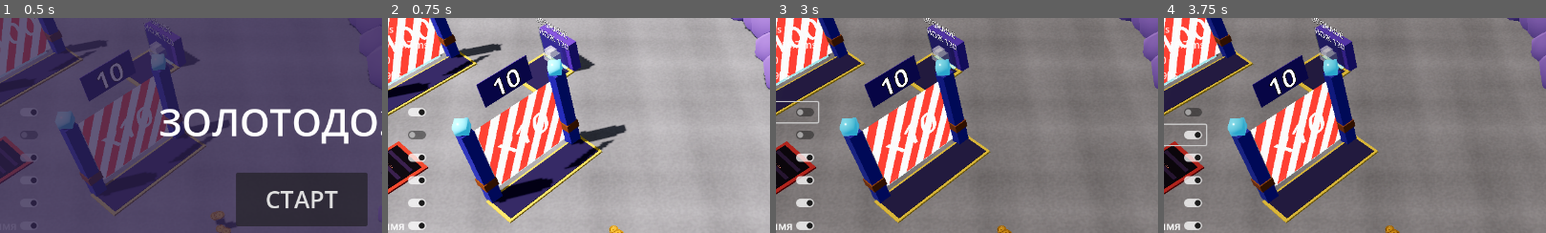
Above: before the commit, frames 1-4 (left to right).
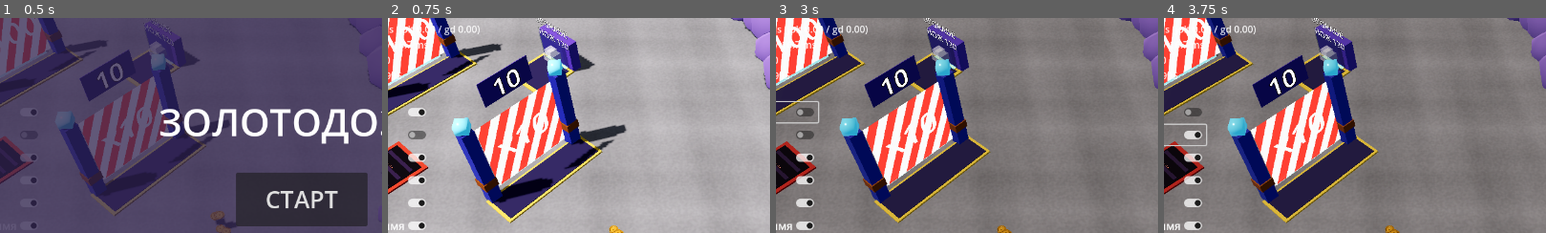
Above: after the commit, the same moments.

Repository: ui99ru/gold-harvester
Game: Godot game, scene res://scenes/game.tscn
Two runs of this game, one before a commit and one after it. Both use one fixed random seed, a clock stepped at 60 frames per second and the inputs below.
Inputs:
- Up to frame 1 (0.5 s): no input
- Up to frame 2 (0.75 s): click "СТАРТ" at 0.5 s
- Up to frame 3 (3 s): click "🔊" at 1.25 s; click "🔇" at 2 s; click "Тени" at 2.75 s
- Up to frame 4 (3.75 s): click "Тики 50" at 3.5 s
The pictures show only the part of the screen within x 10-60%, y 13-63%; the shares and areas given below are measured in that part.

Frame 1 is identical in both runs. In frame 2, 0.2% of the frame differs, in the area x 2-24%, y 3-8%; in frame 3, 0.3%; in frame 4, 0.3%.

Commit message:
perf(godot): O1 — живой сплит HUD physics на jolt/gd
HUD теперь показывает `physics X (jolt Y / gd Z)`: game.gd меряет чистое
время _physics_process за тик (_sim_us_last), performance_hud считает
jolt = physics − gd (TIME_PHYSICS_PROCESS включает колбэки _physics_process).
Диагностика направляет O2/O3: видно, 58 мс — это солвер Jolt или
GDScript O(N)-поллинг экономики. Сверка чисел — на устройстве (APK).

https://claude.ai/code/session_01UZ8WSJhHHqHgisrGLfaC5C

Diff:
--- a/godot/scripts/game.gd
+++ b/godot/scripts/game.gd
@@ -76,6 +76,7 @@
 var _loop_nodes0 := 0
 var _pool_size_override := 0
 var _gd_accum := 0
+var _sim_us_last := 0   # мкс GDScript-сима за последний физ-тик → split «jolt/gd» в HUD
 
 # Калибровка света по web-эталону (--cal=sun,ambient): множители энергий.
 var _cal_sun := 1.0
@@ -239,6 +240,8 @@
 	hud.spawn_50_cb = func() -> void:
 		for i in 50:
 			place_at_source(pool.spawn(Vector3.ZERO, false))
+	hud.gd_time_cb = func() -> float:
+		return _sim_us_last / 1000.0  # мс GDScript-сима за последний физ-тик
 	hud.toggles = [
 		["Тени", true, func(on: bool) -> void:
 			sun.shadow_enabled = on],
@@ -634,13 +637,18 @@
 
 func _physics_process(delta: float) -> void:
 	if phase != "play":
+		_sim_us_last = 0
 		return
+	# Чистое время GDScript-сима за тик. TIME_PHYSICS_PROCESS включает и шаг
+	# физ-сервера, и эти колбэки → в HUD «jolt» = physics − gd (см. O1, BACKLOG).
+	var t0 := Time.get_ticks_usec()
 	if _script_target != Vector3.INF:
 		_apply_script_input()
 	else:
 		_apply_live_input()
 	sim_step(delta)
 	_smoke_tick()
+	_sim_us_last = Time.get_ticks_usec() - t0
 
 
 func sim_step(dt: float) -> void:
--- a/godot/scripts/performance_hud.gd
+++ b/godot/scripts/performance_hud.gd
@@ -4,6 +4,7 @@
 
 var spawn_50_cb := Callable()
 var pool_stats_cb := Callable()  # -> Vector2i(active, free)
+var gd_time_cb := Callable()     # -> float: мс GDScript-сима за последний физ-тик (O1)
 var toggles: Array = []          # [[название, старт, Callable(bool)], ...]
 
 # Прокси слабого железа: замерено на одной сцене (~240 монет):
@@ -17,6 +18,7 @@
 var _label: Label
 var _frame_accum := 0.0
 var _phys_accum := 0.0
+var _gd_accum := 0.0
 var _frames := 0
 
 
@@ -55,6 +57,8 @@
 func _process(delta: float) -> void:
 	_frame_accum += delta
 	_phys_accum += Performance.get_monitor(Performance.TIME_PHYSICS_PROCESS)
+	if gd_time_cb.is_valid():
+		_gd_accum += gd_time_cb.call()  # уже в мс
 	_frames += 1
 	if _frame_accum < 0.5:
 		return
@@ -62,11 +66,13 @@
 	if pool_stats_cb.is_valid():
 		pool = pool_stats_cb.call()
 	var phys_ms := 1000.0 * _phys_accum / _frames
+	var gd_ms := _gd_accum / _frames                  # GDScript-сим (экономика/пузырь/дозер)
+	var jolt_ms := maxf(0.0, phys_ms - gd_ms)         # остаток = шаг физ-сервера Jolt
 	var phone_ms := phys_ms * PHONE_FACTOR
-	_label.text = "FPS %d  |  frame %.2f ms\nphysics %.2f ms\n≈телефон %.1f / %.1f ms\nactive bodies %d\ncoins %d / pool %d" % [
+	_label.text = "FPS %d  |  frame %.2f ms\nphysics %.2f ms (jolt %.2f / gd %.2f)\n≈телефон %.1f / %.1f ms\nactive bodies %d\ncoins %d / pool %d" % [
 		Engine.get_frames_per_second(),
 		1000.0 * _frame_accum / _frames,
-		phys_ms, phone_ms, FRAME_BUDGET_MS,
+		phys_ms, jolt_ms, gd_ms, phone_ms, FRAME_BUDGET_MS,
 		Performance.get_monitor(Performance.PHYSICS_3D_ACTIVE_OBJECTS),
 		pool.x, pool.y,
 	]
@@ -74,4 +80,5 @@
 		Color(1, 0.45, 0.4) if phone_ms > FRAME_BUDGET_MS else Color(1, 1, 1, 0.92))
 	_frame_accum = 0.0
 	_phys_accum = 0.0
+	_gd_accum = 0.0
 	_frames = 0
Not shown, changed: docs/BACKLOG.md
